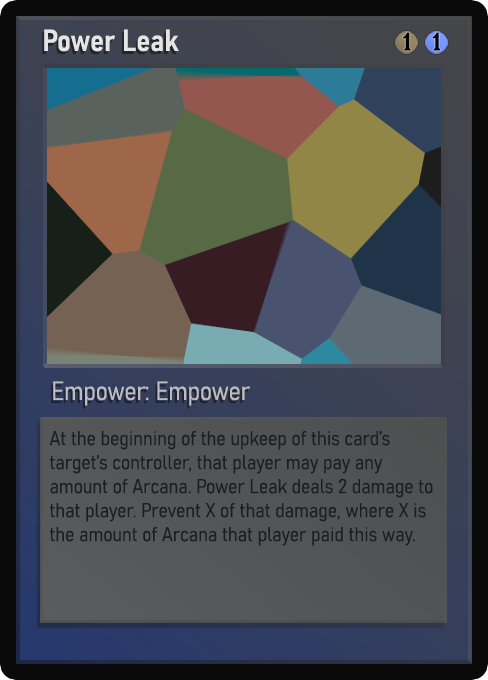
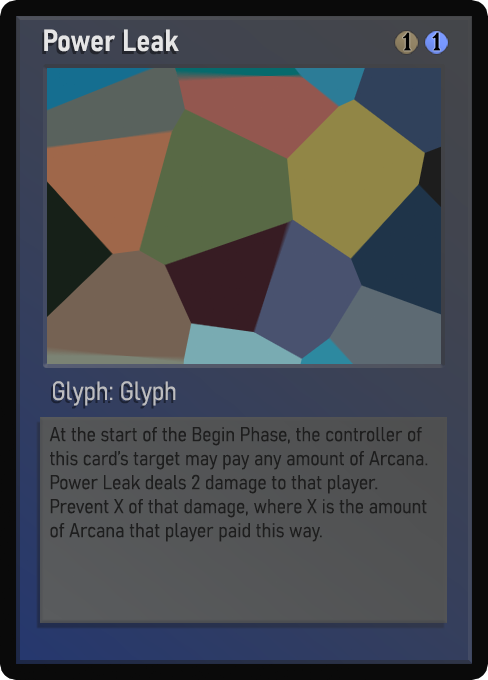
The second 488x680 image is a revision of the first. Changes to its layers:
painted on "Class" over [53, 381, 250, 406]
renamed "Desc_smaller" to "Desc_small", showed it, moved it above "Desc_smaller", painted on it over [49, 427, 428, 542]
renamed "Desc_small" to "Desc_smaller", hid it, painted on it over [49, 427, 433, 546]
